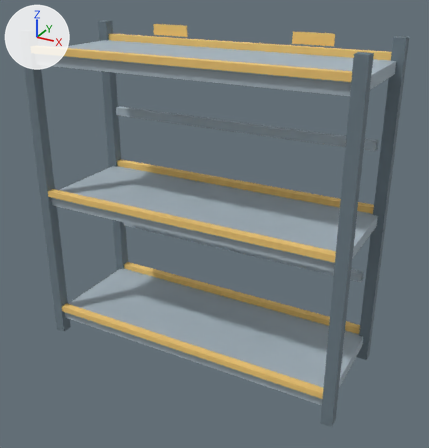
The OBJ model Assets/C01InteriorProps/C01-18/Models/P18-02.obj: old version first, new version second.
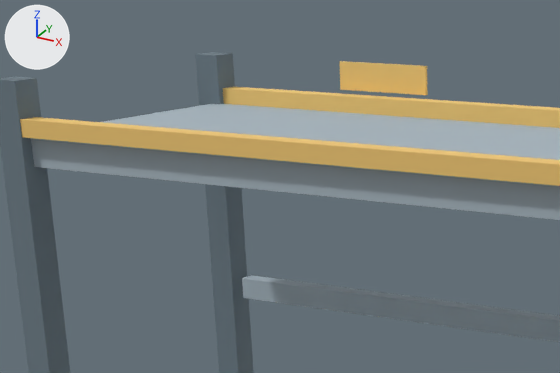
The first picture shows the older version from a 50 mm camera at (1.75, -3.09, 2.47) aimed at (0.06, -0.02, 0.94). The close-ups show the older and then the newer version on the part from 5% to 56% of the width and 0% to 32% of the height of that picture. Only the edits that show in the close-ups are written down. Every picture has the same lights, and +X, +Y and +Z are marked at upper left. Where no turn or scale is listed for an object, it has been applied to the vertices.

Objects in the first close-up: 'Back_Support_1.48', 'Rack_Post_-1.015_-0.365', 'Rack_Post_-1.015_0.365', 'Shelf_2_Deck', 'Shelf_2_Lip_-0.375', 'Shelf_2_Lip_0.375', 'Top_Label_-0.5'.
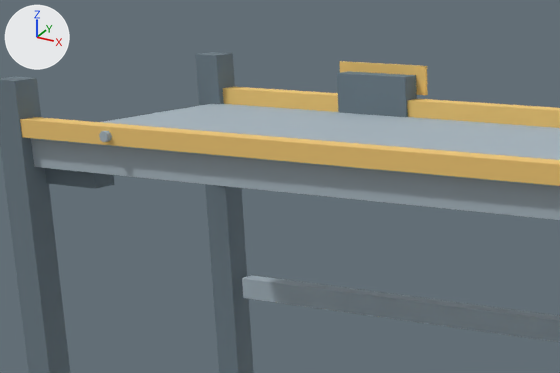
What differs and where, as boxes [x1, y1, x2, y2] in the close-ups (560 x 373 px):
'Top_Label_L_MountingBackplate', added: after [337, 71, 417, 117]
'Shelf2_Bracket_LF', added: after [45, 168, 115, 189]
'Shelf2_LipBolt_LF', added: after [99, 131, 112, 142]

Edits to the bpy script that builds the scene:
```text
Add me_top_label_l_mountingbackplate:
    me_top_label_l_mountingbackplate.from_pydata(...)  # a box spanning x -0.602..-0.398, y 0.339..0.393, z 1.96..2.072
    me_top_label_l_mountingbackplate.materials.append(mat_dark)  # greyish blue #6c7c85
Add me_shelf2_lipbolt_lf:
    me_shelf2_lipbolt_lf.from_pydata(...)  # a 10-sided cylinder along y spanning x -0.732..-0.708, y -0.411..-0.394, z 1.9836..2.0064
    me_shelf2_lipbolt_lf.materials.append(mat_steel)  # light grey #a7b6bf
Add me_shelf2_bracket_lf:
    me_shelf2_bracket_lf.from_pydata(...)  # a box spanning x -1.052..-0.828, y -0.337..-0.272, z 1.862..1.92
    me_shelf2_bracket_lf.materials.append(mat_dark)  # greyish blue #6c7c85
Add ob_top_label_l_mountingbackplate:
    ob_top_label_l_mountingbackplate = bpy.data.objects.new('Top_Label_L_MountingBackplate', me_top_label_l_mountingbackplate)
    ob_top_label_l_mountingbackplate.location = (0.0, 0.0, 0.0)
Add ob_shelf2_lipbolt_lf:
    ob_shelf2_lipbolt_lf = bpy.data.objects.new('Shelf2_LipBolt_LF', me_shelf2_lipbolt_lf)
    ob_shelf2_lipbolt_lf.location = (0.0, 0.0, 0.0)
Add ob_shelf2_bracket_lf:
    ob_shelf2_bracket_lf = bpy.data.objects.new('Shelf2_Bracket_LF', me_shelf2_bracket_lf)
    ob_shelf2_bracket_lf.location = (0.0, 0.0, 0.0)
```
